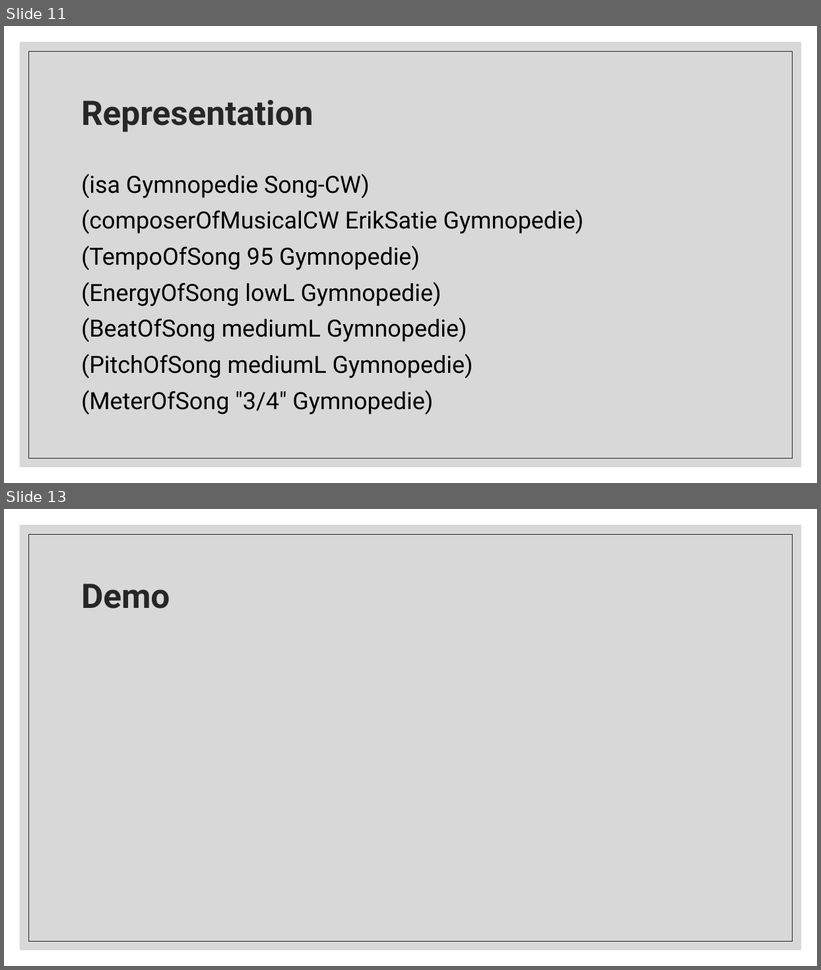
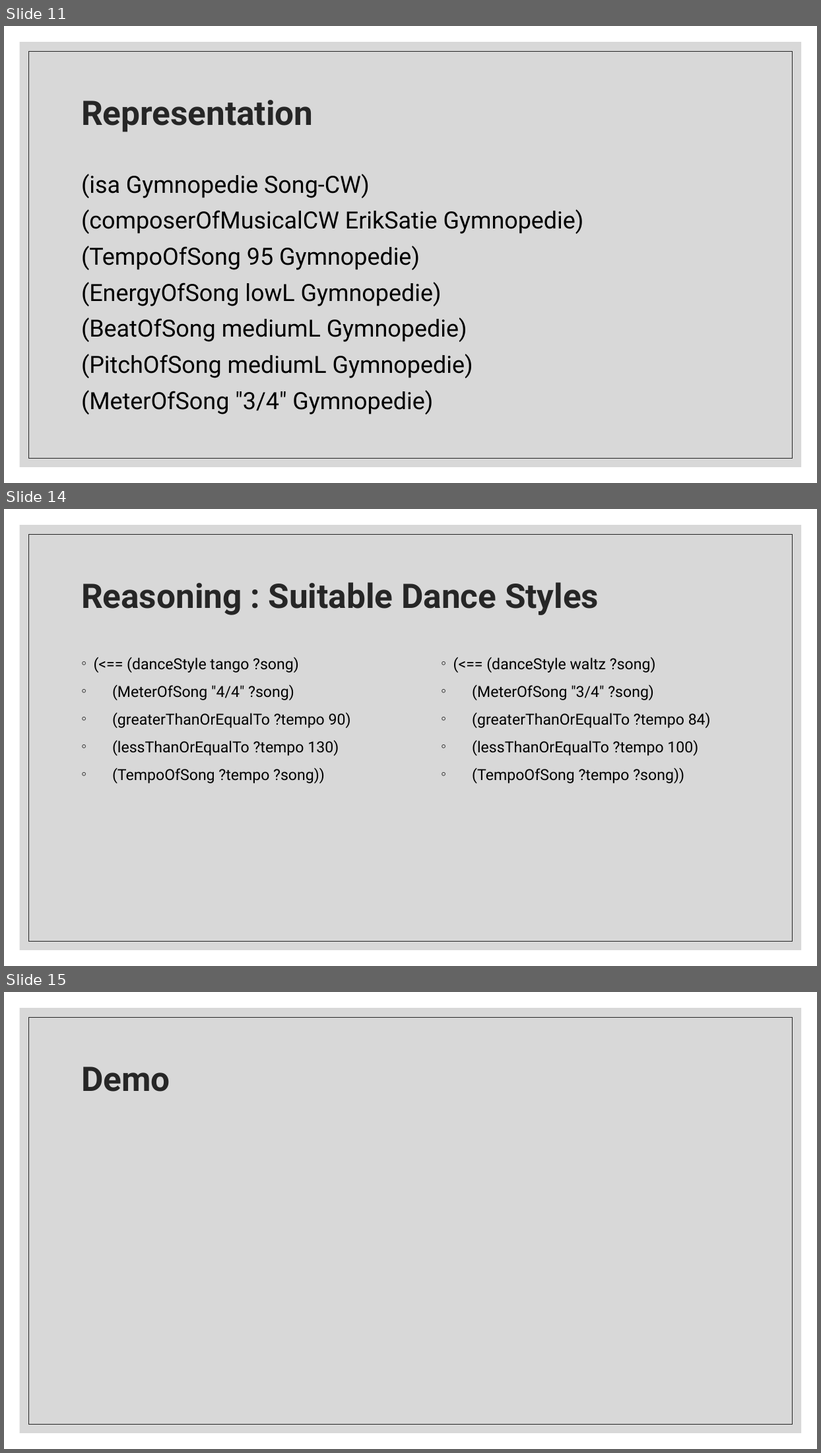
Before and after one commit to c-roberts/cs371-Music-Suggestion, a slide deck: Design/Presentation.pptx. Shown one above the other, each under a label of ours: slides 11 and 13 before the commit, slides 11, 14 and 15 after it; the slides between them are not shown. The pictures are 821x970 and 821x1453 pixels, drawn with LibreOffice and Linux fonts; fonts in the diff are those of the drawing. Boxes give left, top, right and bottom in pixels: in the first picture for what was removed or moved away, otherwise in the second. Text is boxed around its words. In the diff, an @@ line names an element or a change of style, - is before the commit and + after.

```diff
--- a/Design/Presentation.pptx
+++ b/Design/Presentation.pptx
@@ slide 14 added at box(4, 509, 817, 966), background #FFFFFF; not listed: 2 template elements that a slide beside it also shows @@
@@ title added at box(81, 582, 599, 615), 40 pt, text #262626, bold @@
+Reasoning : Suitable Dance Styles
@@ text added at box(112, 657, 351, 784), 18 pt, text #000000 @@
+◦ (<== (danceStyle tango ?song)
+◦ (MeterOfSong "4/4" ?song)
+◦ (greaterThanOrEqualTo ?tempo 90)
+◦ (lessThanOrEqualTo ?tempo 130)
+◦ (TempoOfSong ?tempo ?song))
@@ text added at box(472, 657, 711, 784), 18 pt, text #000000 @@
+◦ (<== (danceStyle waltz ?song)
+◦ (MeterOfSong "3/4" ?song)
+◦ (greaterThanOrEqualTo ?tempo 84)
+◦ (lessThanOrEqualTo ?tempo 100)
+◦ (TempoOfSong ?tempo ?song))
@@ what was slide 13 is now slide 15 @@
```
Also in this commit, not shown: 2 other slides added, 1 slide removed, 8 other files.
